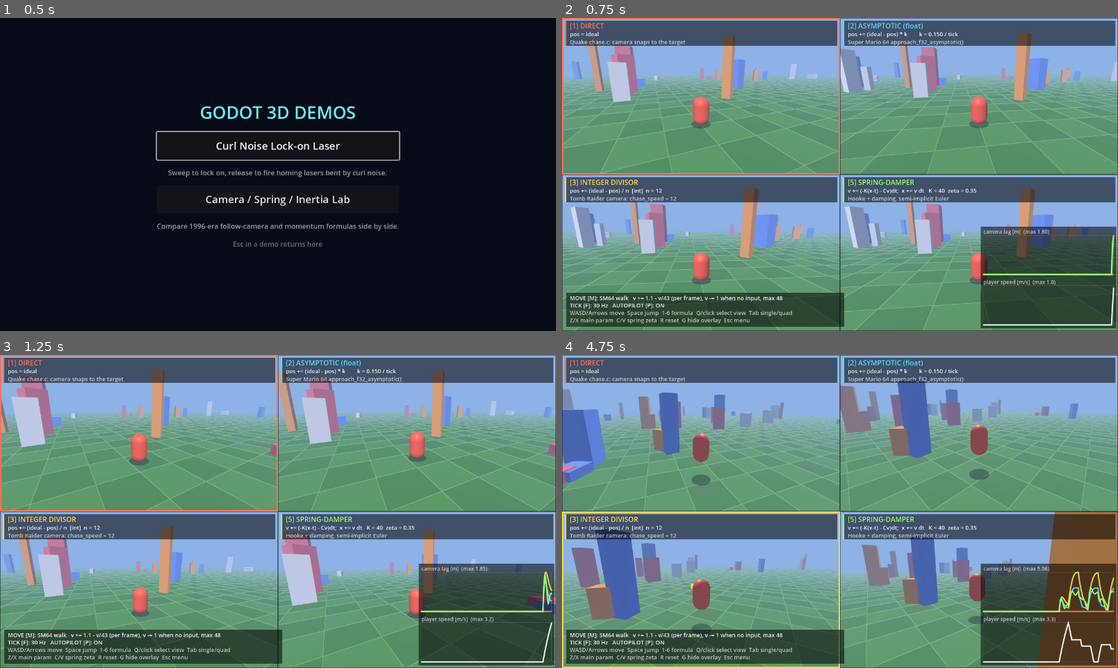
Above: before the commit, frames 1-4 (two rows, left to right).
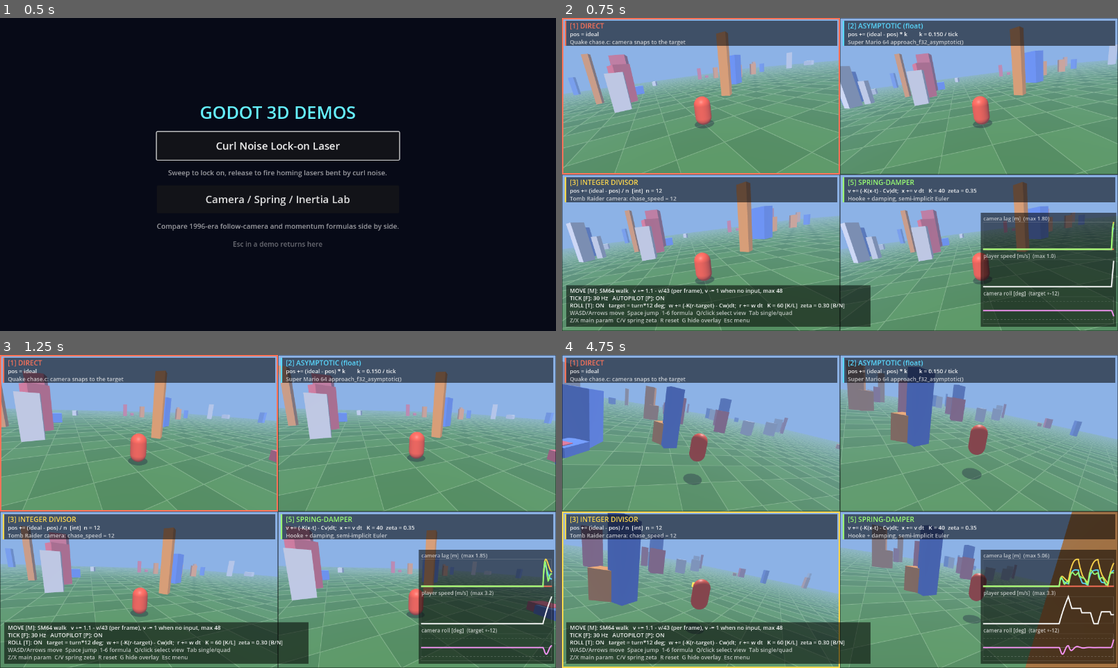
Above: after the commit, the same moments.

Repository: yosiken/3d_laser
Game: Godot game, scene res://menu.tscn
Same seed, same stepped clock (60 frames per second), same inputs: the game is played once before the commit and once after it.
Inputs (mouse positions are in pixels of both pictures, inside the frame that each line leads up to):
- Up to frame 1 (0.5 s): no input
- Up to frame 2 (0.75 s): click "Camera / Spring / Inertia Lab" at 0.5 s
- Up to frame 3 (1.25 s): no input
- Up to frame 4 (4.75 s): tap Enter at 1.25 s; move the mouse to (962, 495) at 1.27 s; hold Right (ui_right) 1.28-2.03 s; tap T at 1.35, 4.55 s; click (962, 495) at 1.42 s; tap Space at 1.52, 2.27, 3.77, 4.52 s; tap K at 1.55, 2.1 s; move the mouse to (728, 527) at 2.02 s; hold Down (ui_down) 2.03-2.78 s; tap L at 2.3, 2.85 s; move the mouse to (895, 442) at 2.77 s; hold Right (ui_right) 2.78-3.53 s; tap B at 3.05, 3.6 s; move the mouse to (812, 574) at 3.52 s; hold Up (ui_up) 3.53-4.28 s; click (812, 574) at 3.67 s; tap N at 3.8, 4.35 s; move the mouse to (1006, 558) at 4.27 s; hold Left (ui_left) from 4.28 s (still down)

Frame 1 is identical in both runs. In frame 2, 23% of the frame differs, in the area x 0-100%, y 2-100%; in frame 3, 13%; in frame 4, 26%, in the area x 0-100%, y 1-100%.

Commit message:
Camera lab: add spring-damped camera roll from left/right input
Roll target is turn input * 12 deg; a semi-implicit spring-damper
(K, zeta adjustable with K/L and B/N, T toggles) drives the actual roll,
which is applied to every view and plotted in a third graph.

Co-Authored-By: Claude Opus 5.5 <noreply@anthropic.com>
Claude-Session: https://claude.ai/code/session_01NQHyfNcTqbtJpUFzjerxoz

Diff:
--- a/scripts/camera_lab/camera_lab.gd
+++ b/scripts/camera_lab/camera_lab.gd
@@ -21,6 +21,8 @@
 const CAM_BACK := 6.5
 const CAM_UP := 3.0
 const AUTO_IDLE_DELAY := 3.0
+## Camera roll (bank) toward the turn direction at full left/right input.
+const ROLL_MAX_DEG := 12.0
 
 var player: LabPlayer
 var cams: Array[FollowCam] = []
@@ -35,6 +37,16 @@
 var time := 0.0
 var autopilot := true
 var show_overlay := true
+
+## Roll spring (shared by all views): left/right input sets the target angle,
+## a damped spring pulls the roll toward it, so tapping a turn key makes the
+## camera lean in, overshoot slightly and settle back.
+var roll_enabled := true
+var roll_k := 60.0
+var roll_zeta := 0.3
+var roll := 0.0
+var _roll_vel := 0.0
+var roll_hist := PackedFloat32Array()
 
 ## Graph data (ring buffers, newest at _hist_head - 1).
 var lag_hist: Array[PackedFloat32Array] = []
@@ -89,6 +101,7 @@
 		h.resize(HISTORY)
 		lag_hist.append(h)
 	speed_hist.resize(HISTORY)
+	roll_hist.resize(HISTORY)
 
 	hud = LabHud.new()
 	hud.lab = self
@@ -158,6 +171,16 @@
 			tick_hz = 60 if tick_hz == 30 else 30
 		KEY_R:
 			_reset_cameras()
+		KEY_T:
+			roll_enabled = not roll_enabled
+		KEY_K:
+			roll_k = clampf(roll_k * 0.8, 4.0, 800.0)
+		KEY_L:
+			roll_k = clampf(roll_k * 1.25, 4.0, 800.0)
+		KEY_B:
+			roll_zeta = clampf(roll_zeta - 0.05, 0.0, 2.0)
+		KEY_N:
+			roll_zeta = clampf(roll_zeta + 0.05, 0.0, 2.0)
 		KEY_G:
 			show_overlay = not show_overlay
 		KEY_P:
@@ -210,6 +233,8 @@
 		cameras[i].global_position = cams[i].pos
 		if not cams[i].pos.is_equal_approx(cams[i].look):
 			cameras[i].look_at(cams[i].look, Vector3.UP)
+		# Roll about the view axis (local +Z points back at the viewer).
+		cameras[i].rotate_object_local(Vector3.BACK, roll)
 
 
 func _tick(dt: float, manual: Vector2) -> void:
@@ -221,6 +246,7 @@
 		jump = _auto_jump
 		_auto_jump = false
 	player.tick(dt, input.x, input.y, jump)
+	_step_roll(dt, input.y)
 
 	var ideal := _ideal()
 	for i in 4:
@@ -230,7 +256,18 @@
 		lag_hist[i][hist_head] = fc.pos.distance_to(ideal[0])
 	var v := player.velocity
 	speed_hist[hist_head] = Vector2(v.x, v.z).length()
+	roll_hist[hist_head] = rad_to_deg(roll)
 	hist_head = (hist_head + 1) % HISTORY
+
+
+## Semi-implicit Euler spring-damper on the roll angle:
+##   target = turn * ROLL_MAX;  w += (-K (roll - target) - C w) dt;  roll += w dt
+## with C = 2 zeta sqrt(K). Uses dt, so it behaves the same at 30 and 60 Hz.
+func _step_roll(dt: float, turn: float) -> void:
+	var target := deg_to_rad(ROLL_MAX_DEG) * turn if roll_enabled else 0.0
+	var c := 2.0 * roll_zeta * sqrt(roll_k)
+	_roll_vel += (-roll_k * (roll - target) - c * _roll_vel) * dt
+	roll += _roll_vel * dt
 
 
 ## Returns [ideal camera position, ideal look-at point].
@@ -244,6 +281,8 @@
 	var ideal := _ideal()
 	for fc in cams:
 		fc.snap(ideal[0], ideal[1])
+	roll = 0.0
+	_roll_vel = 0.0
 
 
 ## Wander between random waypoints, with stops and jumps, so the different
--- a/scripts/camera_lab/lab_hud.gd
+++ b/scripts/camera_lab/lab_hud.gd
@@ -59,11 +59,14 @@
 
 func _draw_graphs(font: Font, s: float) -> void:
 	var w := 300.0 * s
-	var h := 90.0 * s
-	var origin := Vector2(size.x - w - 10 * s, size.y - (h * 2 + 46 * s) - 10 * s)
-	var lag_rect := Rect2(origin + Vector2(0, 16 * s), Vector2(w, h))
-	var spd_rect := Rect2(lag_rect.position + Vector2(0, h + 26 * s), Vector2(w, h))
-	draw_rect(Rect2(origin - Vector2(6, 4) * s, Vector2(w + 12 * s, h * 2 + 54 * s)), BG)
+	var h := 62.0 * s
+	var gap := 24.0 * s
+	var total := (h + gap) * 3.0
+	var origin := Vector2(size.x - w - 10 * s, size.y - total - 10 * s)
+	draw_rect(Rect2(origin - Vector2(6, 4) * s, Vector2(w + 12 * s, total + 4 * s)), BG)
+	var rects: Array[Rect2] = []
+	for g in 3:
+		rects.append(Rect2(origin + Vector2(0, gap + g * (h + gap) - 6 * s), Vector2(w, h)))
 
 	# Camera lag: distance from the ideal camera position.
 	var max_lag := 0.5
@@ -71,29 +74,40 @@
 		if lab.quad or i == lab.active_slot:
 			for v in lab.lag_hist[i]:
 				max_lag = maxf(max_lag, v)
-	draw_string(font, origin + Vector2(0, 12 * s), "camera lag [m]  (max %.2f)" % max_lag,
-			HORIZONTAL_ALIGNMENT_LEFT, -1, int(12 * s), DIM)
-	draw_rect(lag_rect, Color(1, 1, 1, 0.15), false, 1.0)
+	_graph_frame(font, s, rects[0], "camera lag [m]  (max %.2f)" % max_lag)
 	for i in 4:
 		if lab.quad or i == lab.active_slot:
-			_plot(lab.lag_hist[i], lag_rect, max_lag, lab.SLOT_COLORS[i], 1.6 * s)
+			_plot(lab.lag_hist[i], rects[0], 0.0, max_lag, lab.SLOT_COLORS[i], 1.6 * s)
 
 	var max_spd := 1.0
 	for v in lab.speed_hist:
 		max_spd = maxf(max_spd, v)
-	draw_string(font, spd_rect.position - Vector2(0, 4 * s),
-			"player speed [m/s]  (max %.1f)" % max_spd, HORIZONTAL_ALIGNMENT_LEFT, -1, int(12 * s), DIM)
-	draw_rect(spd_rect, Color(1, 1, 1, 0.15), false, 1.0)
-	_plot(lab.speed_hist, spd_rect, max_spd, Color(1, 1, 1), 1.6 * s)
+	_graph_frame(font, s, rects[1], "player speed [m/s]  (max %.1f)" % max_spd)
+	_plot(lab.speed_hist, rects[1], 0.0, max_spd, Color(1, 1, 1), 1.6 * s)
+
+	# Roll is signed: zero line in the middle, +-1.5x the max target angle.
+	var lim: float = lab.ROLL_MAX_DEG * 1.5
+	_graph_frame(font, s, rects[2], "camera roll [deg]  (target +-%.0f)" % lab.ROLL_MAX_DEG)
+	var mid := rects[2].get_center().y
+	draw_line(Vector2(rects[2].position.x, mid), Vector2(rects[2].end.x, mid), Color(1, 1, 1, 0.25), 1.0)
+	for sign in [-1.0, 1.0]:
+		var y: float = mid - sign * rects[2].size.y * 0.5 * lab.ROLL_MAX_DEG / lim
+		draw_dashed_line(Vector2(rects[2].position.x, y), Vector2(rects[2].end.x, y), Color(1, 1, 1, 0.2), 1.0, 4.0 * s)
+	_plot(lab.roll_hist, rects[2], -lim, lim, Color(1.0, 0.6, 1.0), 1.6 * s)
 
 
-func _plot(buf: PackedFloat32Array, rect: Rect2, max_v: float, col: Color, width: float) -> void:
+func _graph_frame(font: Font, s: float, rect: Rect2, title: String) -> void:
+	draw_string(font, rect.position - Vector2(0, 4 * s), title, HORIZONTAL_ALIGNMENT_LEFT, -1, int(12 * s), DIM)
+	draw_rect(rect, Color(1, 1, 1, 0.15), false, 1.0)
+
+
+func _plot(buf: PackedFloat32Array, rect: Rect2, min_v: float, max_v: float, col: Color, width: float) -> void:
 	var n := buf.size()
 	var pts := PackedVector2Array()
 	pts.resize(n)
 	for k in n:
-		var v := buf[(lab.hist_head + k) % n]
-		pts[k] = rect.position + Vector2(rect.size.x * k / (n - 1), rect.size.y * (1.0 - clampf(v / max_v, 0.0, 1.0)))
+		var v := clampf((buf[(lab.hist_head + k) % n] - min_v) / (max_v - min_v), 0.0, 1.0)
+		pts[k] = rect.position + Vector2(rect.size.x * k / (n - 1), rect.size.y * (1.0 - v))
 	draw_polyline(pts, col, width, true)
 
 
@@ -103,15 +117,17 @@
 		"TICK [F]: %d Hz%s   AUTOPILOT [P]: %s" % [lab.tick_hz,
 				"  (per-frame formulas now run 2x faster!)" if lab.tick_hz == 60 else "",
 				"ON" if lab.autopilot else "OFF"],
+		"ROLL [T]: %s   target = turn*%.0f deg;  w += (-K(r-target) - Cw)dt;  r += w dt   K = %.0f [K/L]  zeta = %.2f [B/N]" % [
+				"ON" if lab.roll_enabled else "OFF", lab.ROLL_MAX_DEG, lab.roll_k, lab.roll_zeta],
 		"WASD/Arrows move  Space jump  1-6 formula  Q/click select view  Tab single/quad",
 		"Z/X main param  C/V spring zeta  R reset  G hide overlay  Esc menu",
 	]
 	var h := lines.size() * 17.0 * s + 10 * s
-	var w := 640.0 * s
+	var w := 700.0 * s
 	var p := Vector2(10 * s, size.y - h - 10 * s)
 	draw_rect(Rect2(p, Vector2(w, h)), BG)
 	var y := p.y + 17 * s
 	for j in lines.size():
 		draw_string(font, Vector2(p.x + 8 * s, y), lines[j], HORIZONTAL_ALIGNMENT_LEFT, w - 12 * s,
-				fs, TEXT if j < 2 else DIM)
+				fs, TEXT if j < 3 else DIM)
 		y += 17 * s
Not shown, changed: README.md
